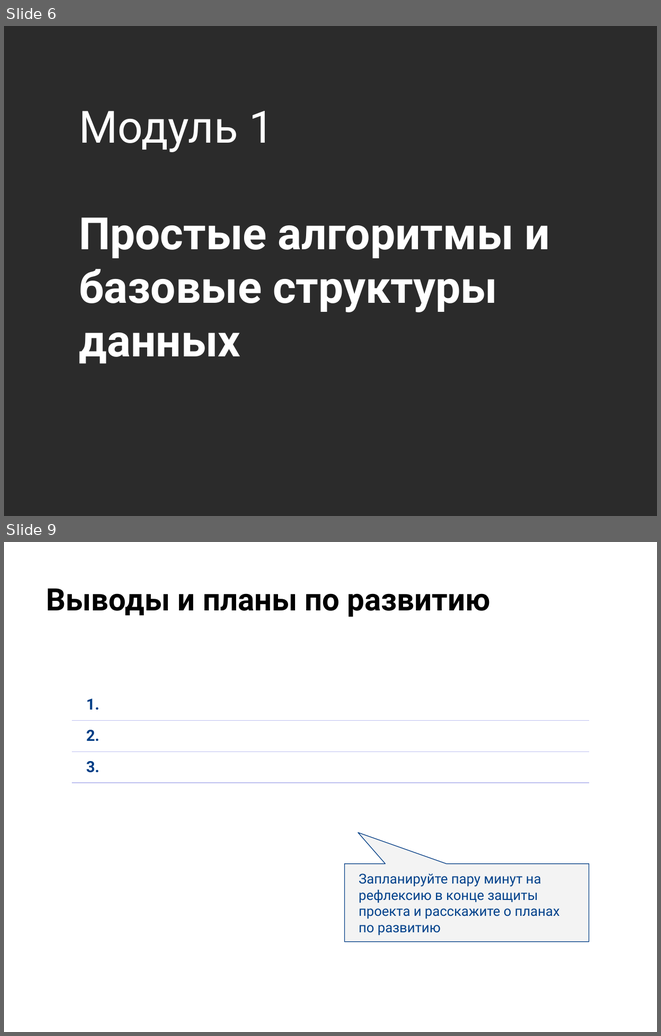
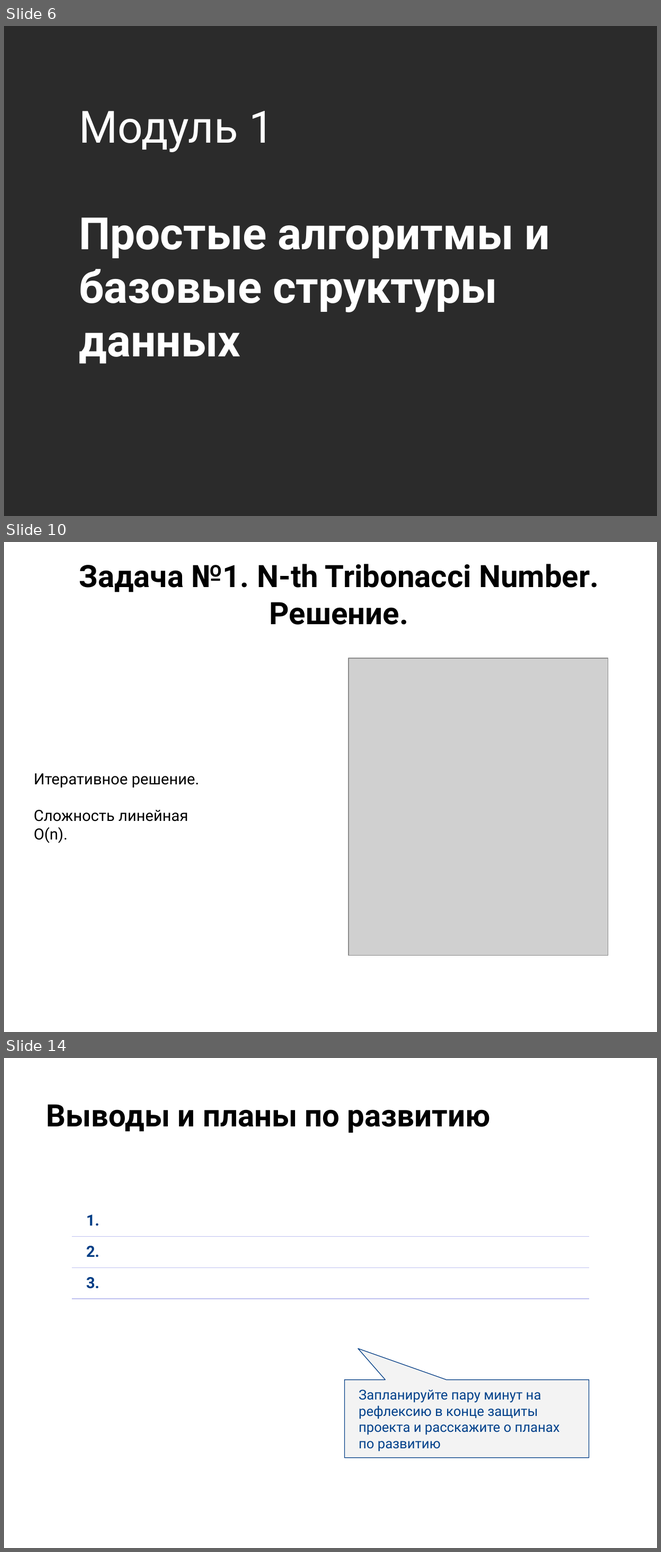
Before and after one commit to KateKorotkova/Otus.ProjectWork, a slide deck: Otus.ProjectWork.pptx. Shown one above the other, each under a label of ours: slides 6 and 9 before the commit, slides 6, 10 and 14 after it; the slides between them are not shown. The pictures are 661x1036 and 661x1552 pixels, drawn with LibreOffice and Linux fonts; fonts in the diff are those of the drawing; grey boxes stand for pictures; background and template pictures are left out; a plain dark background stands for a picture behind light text. Boxes give left, top, right and bottom in pixels: in the first picture for what was removed or moved away, otherwise in the second. Text is boxed around its words. In the diff, an @@ line names an element or a change of style, - is before the commit and + after.

Commit message:
implemented Tribonacci algorithm

```diff
--- a/Otus.ProjectWork.pptx
+++ b/Otus.ProjectWork.pptx
@@ slide 10 added at (x1=4, y1=542, x2=657, y2=1032), background picture (left out) @@
@@ title added at (x1=79, y1=564, x2=599, y2=625), 34 pt, text #000000, bold @@
+Задача №1. N-th Tribonacci Number. Решение.
@@ picture added at (x1=348, y1=658, x2=608, y2=955) @@
@@ text added at (x1=34, y1=773, x2=200, y2=843), 17 pt, text #000000 @@
+Итеративное решение.
+Сложность линейная
+O(n).
@@ what was slide 9 is now slide 14 @@
```
Also in this commit, not shown: 6 other slides added, 2 slides removed, 5 other files.
